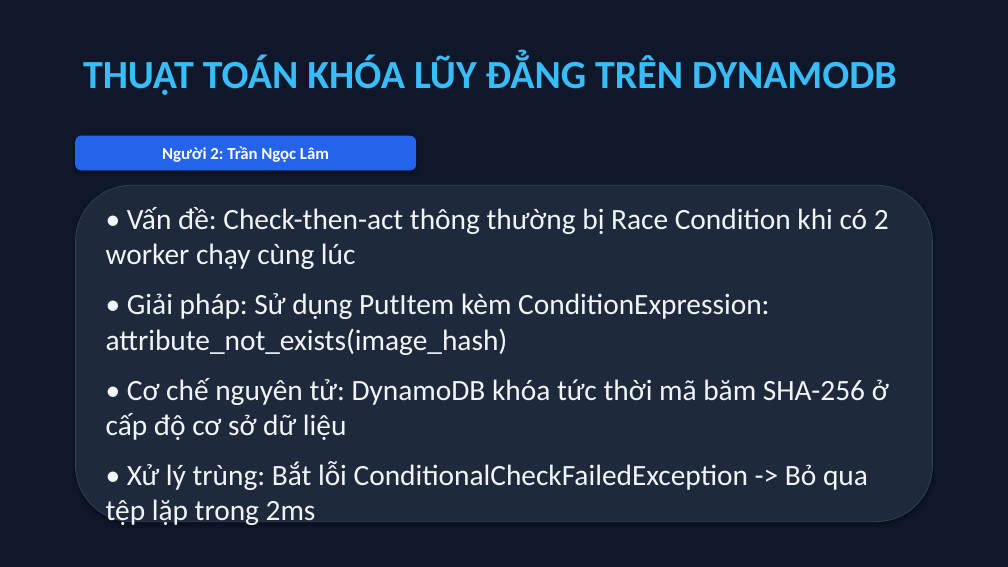
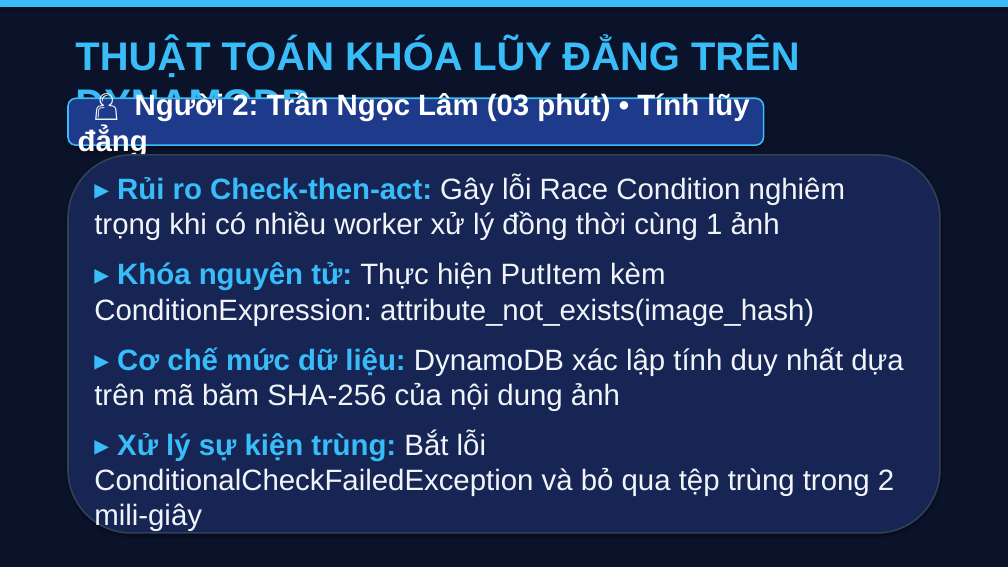
Before and after one commit to datdanghoccode/DTDM_XuLyAnh_Serverless, a slide deck: slide 7 of docs/DTDM_ThuyetTrinh_DeTai9.pptx. Drawn at 1008x567 pixels with LibreOffice and Linux fonts; fonts in the diff are those of the drawing. Boxes give left, top, right and bottom in pixels: in the first picture for what was removed or moved away, otherwise in the second. Text is boxed around its words. In the diff, an @@ line names an element or a change of style, - is before the commit and + after.

```diff
--- a/docs/DTDM_ThuyetTrinh_DeTai9.pptx
+++ b/docs/DTDM_ThuyetTrinh_DeTai9.pptx
@@ rectangle at (x1=0, y1=0, x2=1008, y2=567): fill #0F172A to #0B132B; outline #0F172A 0.75 pt to #0B132B 0.75 pt @@
@@ rectangle added at (x1=0, y1=0, x2=1008, y2=6), fill #38BDF8, outline #38BDF8 0.75 pt @@
@@ text "THUẬT TOÁN KHÓA LŨY ĐẲNG ..." moved from (x1=83, y1=55, x2=897, y2=95) to (x1=75, y1=38, x2=800, y2=126) @@
@@ text "THUẬT TOÁN KHÓA LŨY ĐẲNG ..." at (x1=75, y1=38, x2=800, y2=126): font Calibri to Arial @@
@@ rounded rectangle "👤 Người 2: Trần Ngọc ..." resized from (x1=76, y1=136, x2=416, y2=170) to (x1=68, y1=98, x2=764, y2=145) @@
@@ rounded rectangle "👤 Người 2: Trần Ngọc ..." at (x1=68, y1=98, x2=764, y2=145): fill #2563EB to #1E3A8A; outline #2563EB 0.75 pt to #38BDF8 1.5 pt @@
@@ text in rounded rectangle at (x1=78, y1=92, x2=749, y2=156): text changed; size 16 to 28 pt; font Calibri to Arial @@
-Người 2: Trần Ngọc Lâm
+👤 Người 2: Trần Ngọc Lâm (03 phút) • Tính lũy đẳng
@@ rounded rectangle resized from (x1=76, y1=185, x2=932, y2=522) to (x1=68, y1=155, x2=940, y2=533) @@
@@ rounded rectangle at (x1=68, y1=155, x2=940, y2=533): fill #1E293B to #172554; outline #334155 0.75 pt to #334155 1.5 pt @@
@@ text at (x1=94, y1=176, x2=903, y2=531): text changed; font Calibri to Arial @@
-• Vấn đề: Check-then-act thông thường bị Race Condition khi có 2 worker chạy cùng lúc
-• Giải pháp: Sử dụng PutItem kèm ConditionExpression: attribute_not_exists(image_hash)
-• Cơ chế nguyên tử: DynamoDB khóa tức thời mã băm SHA-256 ở cấp độ cơ sở dữ liệu
-• Xử lý trùng: Bắt lỗi ConditionalCheckFailedException -> Bỏ qua tệp lặp trong 2ms
+▸ Rủi ro Check-then-act: Gây lỗi Race Condition nghiêm trọng khi có nhiều worker xử lý đồng thời cùng 1 ảnh
+▸ Khóa nguyên tử: Thực hiện PutItem kèm ConditionExpression: attribute_not_exists(image_hash)
+▸ Cơ chế mức dữ liệu: DynamoDB xác lập tính duy nhất dựa trên mã băm SHA-256 của nội dung ảnh
+▸ Xử lý sự kiện trùng: Bắt lỗi ConditionalCheckFailedException và bỏ qua tệp trùng trong 2 mili-giây
```
Also in this commit, not shown: 10 other slides changed, 3 slides added, 2 slides removed, 8 other files.
